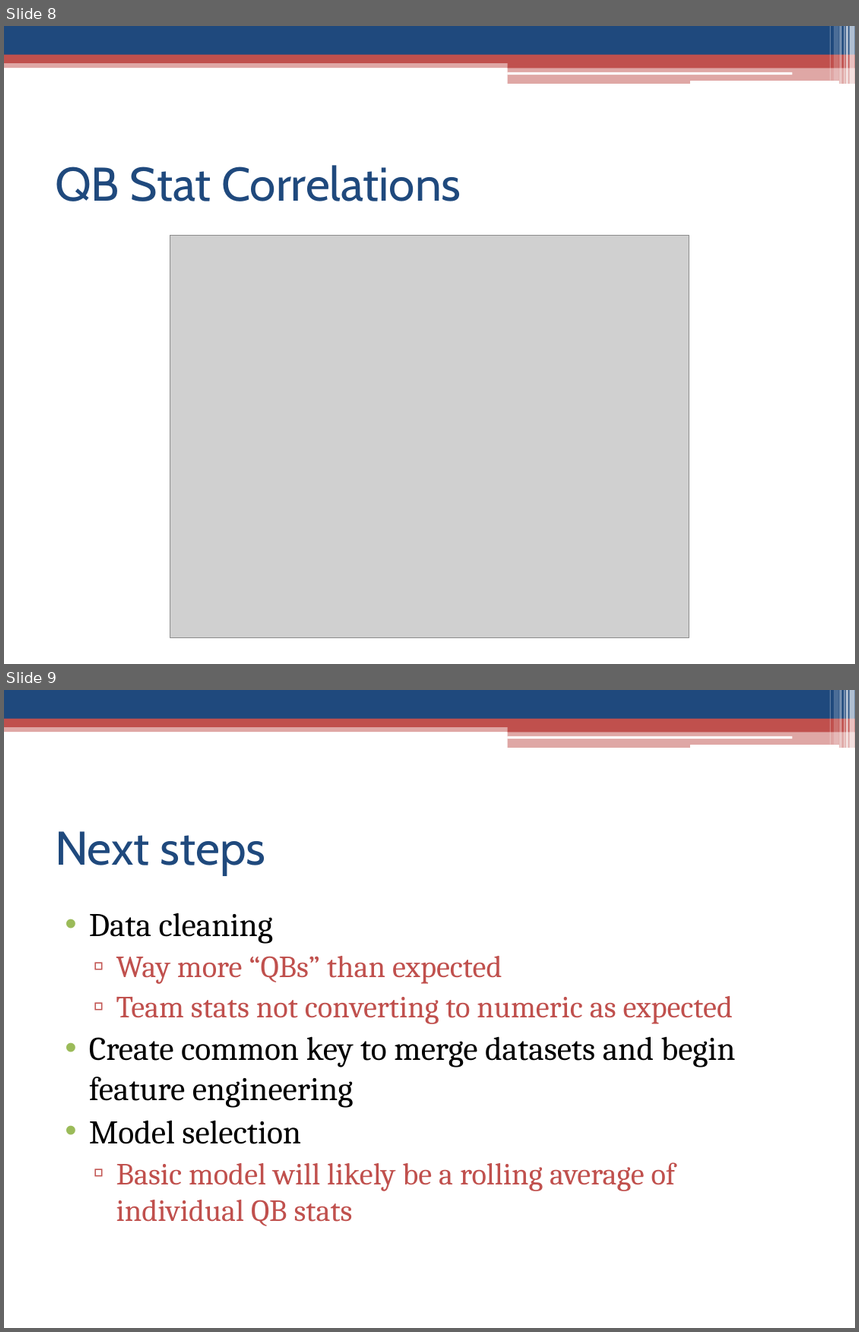
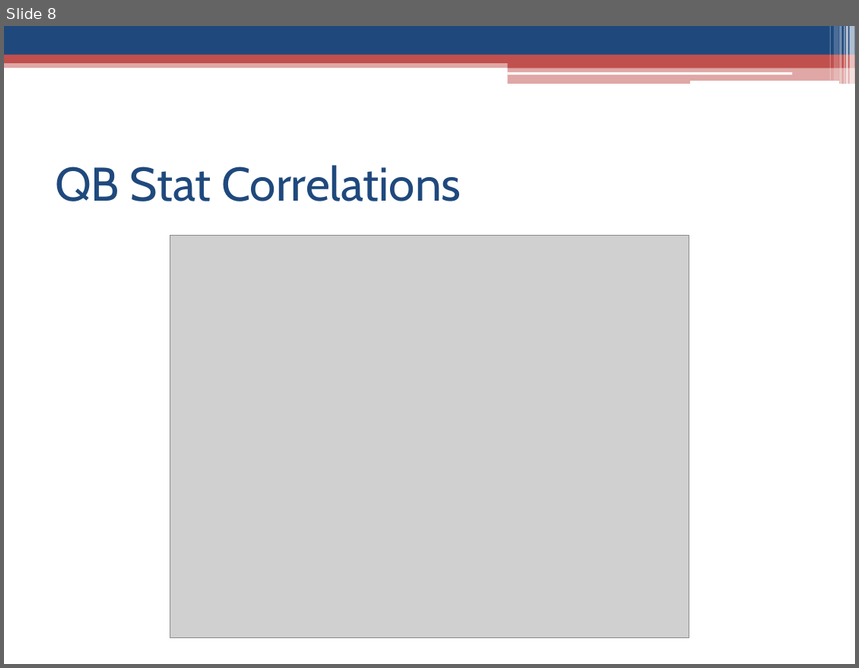
Before and after one commit to vyang91/DAT8, a slide deck: project/qb_projections/presentation.pptx. Shown one above the other, each under a label of ours: slides 8 and 9 before the commit, slide 8 after it. The pictures are 859x1332 and 859x668 pixels, drawn with LibreOffice and Linux fonts; fonts in the diff are those of the drawing; grey boxes stand for pictures. Boxes give left, top, right and bottom in pixels: in the first picture for what was removed or moved away, otherwise in the second. Text is boxed around its words. In the diff, an @@ line names an element or a change of style, - is before the commit and + after.

```diff
--- a/project/qb_projections/presentation.pptx
+++ b/project/qb_projections/presentation.pptx
@@ slide 9 removed at [4, 690, 855, 1328], background #FFFFFF; not listed: 13 template elements that a slide beside it also shows @@
@@ title removed at [55, 831, 266, 875] @@
-Next steps
@@ text removed at [89, 913, 736, 1227] @@
-• Data cleaning
-  ▫ Way more “QBs” than expected
-  ▫ Team stats not converting to numeric as expected
-• Create common key to merge datasets and begin feature engineering
-• Model selection
-  ▫ Basic model will likely be a rolling average of individual QB stats
```
Also in this commit, not shown: 1 slide changed, 4 slides added, 10 other files.
